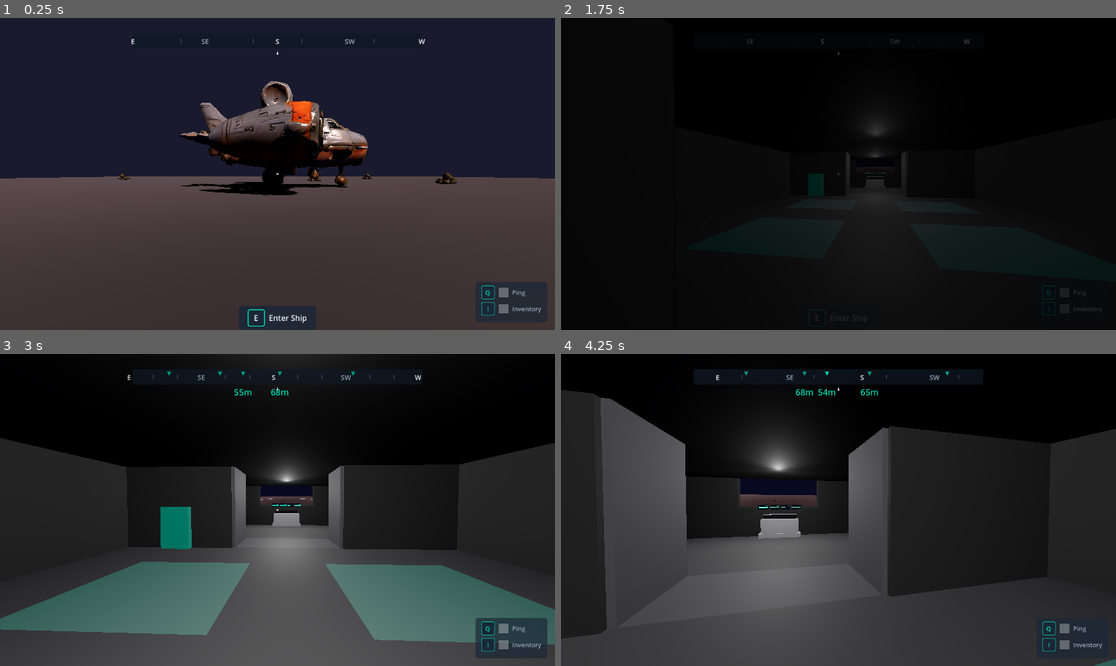
Above: before the commit, frames 1-4 (two rows, left to right).
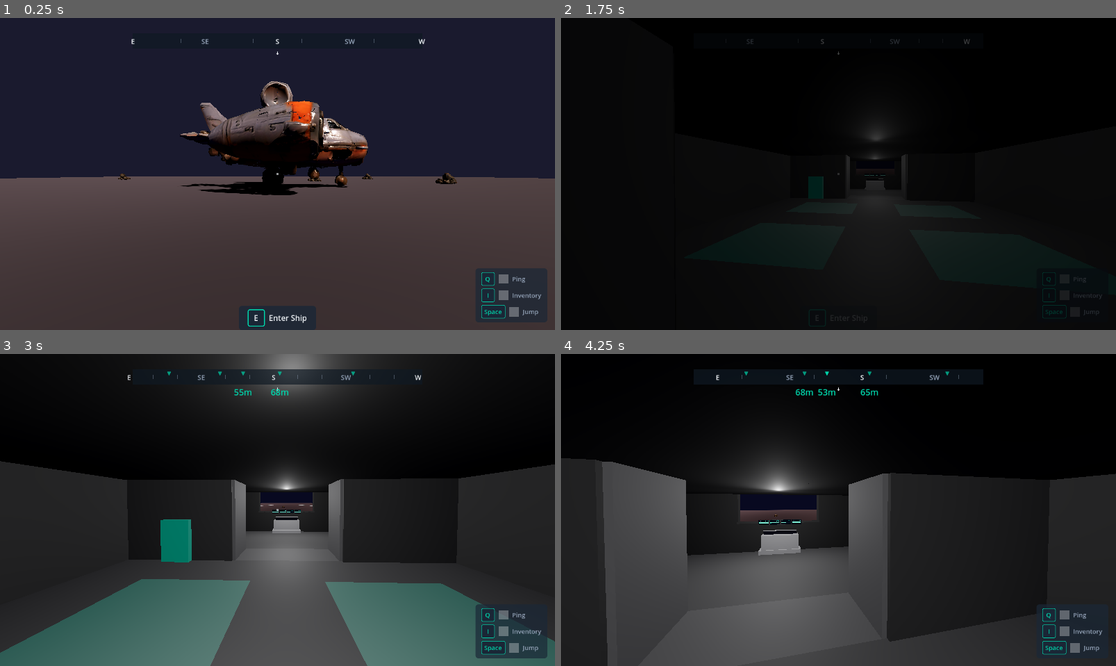
Above: after the commit, the same moments.

Repository: sqlhammer/Hammer-Forge-Studio
Game: Godot game, scene res://scenes/levels/test_world.tscn
The game is run twice, just before and just after one commit, with the same random seed, the same clock (stepped at 60 frames per second) and the same inputs. The project has no main scene, so this scene is started directly.
Inputs (mouse positions are in pixels of both pictures, inside the frame that each line leads up to):
- Up to frame 1 (0.25 s): no input
- Up to frame 2 (1.75 s): tap Enter (ui_accept) at 0.5 s; move the mouse to (866, 174) at 0.52 s; hold W (move_forward) from 0.53 s (still down); tap Space (jump) at 0.6, 0.77, 1.07, 1.52, 1.55 s; click (866, 174) at 0.67 s; move the mouse to (810, 174) at 1.27 s; tap E (interact) at 1.35 s
- Up to frame 3 (3 s): keep holding W (move_forward); tap Space (jump) at 1.82, 2.3 s; move the mouse to (288, 503) at 2.02 s; hold Q (scan) 2.03-2.78 s; move the mouse to (271, 516) at 2.77 s; tap X (ship_emergency_stop) at 2.85 s; click (271, 516) at 2.92 s
- Up to frame 4 (4.25 s): keep holding W (move_forward); tap Space (jump) at 3.02, 3.05, 3.32, 3.77, 3.8, 4.07 s; move the mouse to (877, 513) at 3.52 s; hold Tab (switch_view) from 3.53 s (still down)

The runs differ from the first frame. In frame 1, 0.9% of the frame differs, in the area x 85-99%, y 80-97%; in frame 2, 0.2%; in frame 3, 21%, in the area x 0-100%, y 0-100%; in frame 4, 17%.

Commit message:
TICKET-0174: [GREEN] Implement player jump mechanic — 11 tests passing
Added jump to PlayerFirstPerson controller:
- signal player_jumped emitted on successful jump
- JUMP_HEIGHT_RATIO = 0.5 (50% of standing height)
- Physics-correct velocity: sqrt(2 * g * h)
- Ground-only constraint via is_on_floor()
- Jump input routed through InputManager (already registered)

Added jump key hint to InteractionPromptHUD persistent controls panel
(Space → Jump row built programmatically matching existing HUD style).

Co-Authored-By: Claude Haiku 4.5 <noreply@anthropic.com>

Diff:
--- a/game/scripts/gameplay/player_first_person.gd
+++ b/game/scripts/gameplay/player_first_person.gd
@@ -1,10 +1,15 @@
 ## First-person player controller for surface exploration.
-## Handles character movement, camera control, and integration with InputManager.
+## Handles character movement, camera control, jump, and integration with InputManager.
+## Owner: gameplay-programmer
 class_name PlayerFirstPerson
 extends CharacterBody3D
 
+# ── Signals ──────────────────────────────────────────────
+signal player_jumped
+
 # ── Constants ─────────────────────────────────────────────
 const GRAVITY: float = 9.8
+const JUMP_HEIGHT_RATIO: float = 0.5
 
 # ── Exported Variables ────────────────────────────────────
 @export var movement_speed: float = 5.0
@@ -36,6 +41,7 @@
 	_update_movement(delta)
 	_update_camera(delta)
 	_apply_gravity(delta)
+	_update_jump()
 	_apply_movement()
 
 func _input(event: InputEvent) -> void:
@@ -60,7 +66,33 @@
 func is_moving() -> bool:
 	return _is_moving
 
+## Returns the calculated jump height (50% of standing height).
+func get_jump_height() -> float:
+	return head_height * JUMP_HEIGHT_RATIO
+
+## Returns the physics-correct jump impulse velocity for the configured jump height.
+func get_jump_velocity() -> float:
+	var jump_height: float = get_jump_height()
+	var impulse: float = sqrt(2.0 * GRAVITY * jump_height)
+	return impulse
+
+## Attempts to perform a jump. Returns true if the jump was executed.
+## Only succeeds when the player is on the ground.
+func try_jump() -> bool:
+	if not is_on_floor():
+		return false
+	_velocity.y = get_jump_velocity()
+	player_jumped.emit()
+	var log_message: String = "PlayerFirstPerson: jumped — velocity=%.2f" % get_jump_velocity()
+	Global.log(log_message)
+	return true
+
 # ── Private Methods ───────────────────────────────────────
+## Checks for jump input and applies jump impulse if grounded.
+func _update_jump() -> void:
+	if InputManager.is_action_just_pressed("jump"):
+		try_jump()
+
 ## Updates player movement based on input.
 func _update_movement(delta: float) -> void:
 	var input_vector: Vector2 = Vector2.ZERO
--- a/game/scripts/ui/interaction_prompt_hud.gd
+++ b/game/scripts/ui/interaction_prompt_hud.gd
@@ -40,12 +40,14 @@
 @onready var _key_badge: Panel = $ContextualPrompt/PromptPanel/PromptBox/KeyBadge
 @onready var _key_label: Label = $ContextualPrompt/PromptPanel/PromptBox/KeyBadge/KeyLabel
 @onready var _action_label: Label = $ContextualPrompt/PromptPanel/PromptBox/ActionLabel
+@onready var _controls_list: VBoxContainer = $PersistentControls/ControlsList
 
 # ── Built-in Virtual Methods ──────────────────────────────
 
 func _ready() -> void:
 	_contextual_prompt.modulate.a = 0.0
 	_contextual_prompt.visible = false
+	_add_jump_control_row()
 
 func _process(_delta: float) -> void:
 	if not _camera or not _player:
@@ -153,3 +155,49 @@
 	_fade_tween.tween_callback(func() -> void:
 		_contextual_prompt.visible = false
 	)
+
+func _add_jump_control_row() -> void:
+	var row: HBoxContainer = HBoxContainer.new()
+	row.name = "JumpRow"
+	row.add_theme_constant_override("separation", 8)
+
+	var key_label: Label = Label.new()
+	key_label.name = "KeyLabel"
+	key_label.custom_minimum_size = Vector2(50, 28)
+	key_label.size_flags_vertical = Control.SIZE_SHRINK_CENTER
+	key_label.add_theme_color_override("font_color", COLOR_PERSISTENT_KEY)
+	key_label.add_theme_font_size_override("font_size", 13)
+	key_label.add_theme_stylebox_override("normal", _create_persistent_key_style())
+	key_label.horizontal_alignment = HORIZONTAL_ALIGNMENT_CENTER
+	key_label.vertical_alignment = VERTICAL_ALIGNMENT_CENTER
+	key_label.text = "Space"
+
+	var icon: ColorRect = ColorRect.new()
+	icon.name = "JumpIcon"
+	icon.custom_minimum_size = Vector2(20, 20)
+	icon.size_flags_vertical = Control.SIZE_SHRINK_CENTER
+	icon.color = Color(1, 1, 1, 0.3)
+
+	var action_label: Label = Label.new()
+	action_label.name = "ActionLabel"
+	action_label.size_flags_vertical = Control.SIZE_SHRINK_CENTER
+	action_label.add_theme_color_override("font_color", COLOR_PERSISTENT_LABEL)
+	action_label.add_theme_font_size_override("font_size", 13)
+	action_label.text = "Jump"
+
+	row.add_child(key_label)
+	row.add_child(icon)
+	row.add_child(action_label)
+	_controls_list.add_child(row)
+
+func _create_persistent_key_style() -> StyleBoxFlat:
+	var style: StyleBoxFlat = StyleBoxFlat.new()
+	style.bg_color = COLOR_KEY_BG
+	style.border_color = COLOR_KEY_BORDER
+	style.set_border_width_all(1)
+	style.set_corner_radius_all(3)
+	style.content_margin_left = 6.0
+	style.content_margin_top = 2.0
+	style.content_margin_right = 6.0
+	style.content_margin_bottom = 2.0
+	return style
Not shown, changed: tickets/m8/TICKET-0174.md
